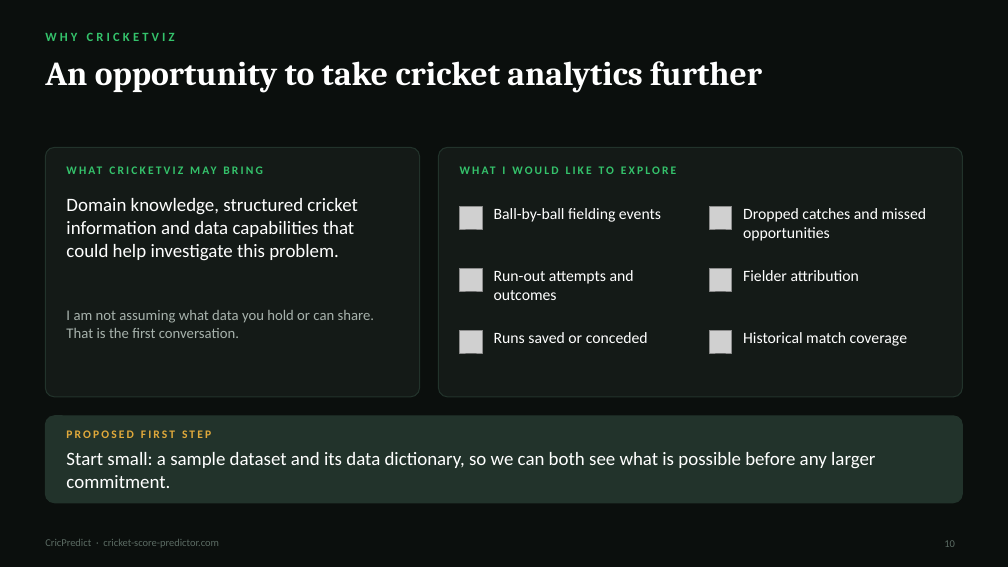
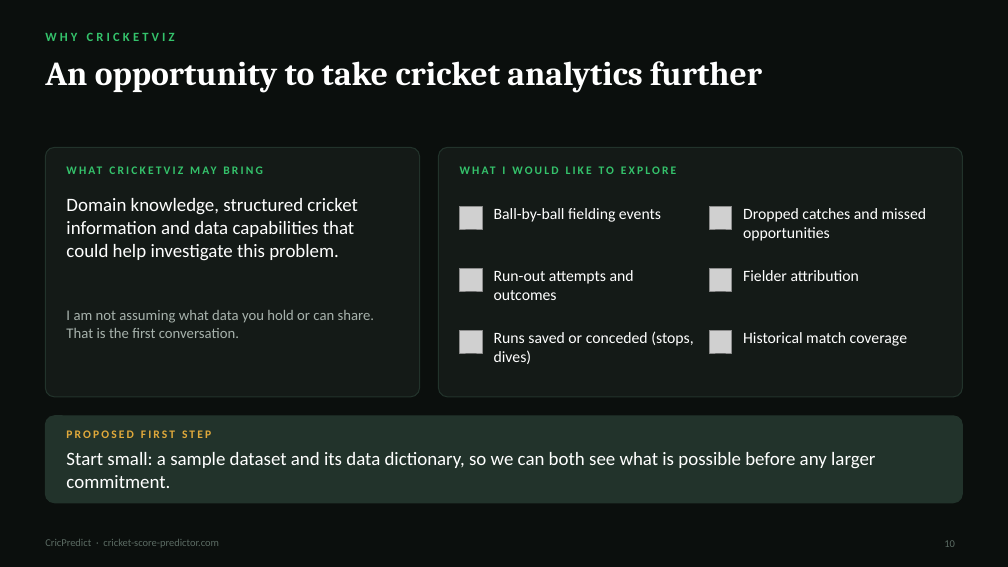
Before and after one commit to econsmaestro/cricket-score-predictor, a slide deck: slide 10 of presentation/CricPredict_Cricketviz.pptx. Drawn at 1008x567 pixels with LibreOffice and Linux fonts; fonts in the diff are those of the drawing; grey boxes stand for pictures. Boxes give left, top, right and bottom in pixels: in the first picture for what was removed or moved away, otherwise in the second. Text is boxed around its words. In the diff, an @@ line names an element or a change of style, - is before the commit and + after.

```diff
--- a/presentation/CricPredict_Cricketviz.pptx
+++ b/presentation/CricPredict_Cricketviz.pptx
@@ text at bbox=[494, 331, 693, 364]: text changed @@
-Runs saved or conceded
+Runs saved or conceded (stops, dives)
```
Also in this commit, not shown: 4 other slides changed, 2 other files.
